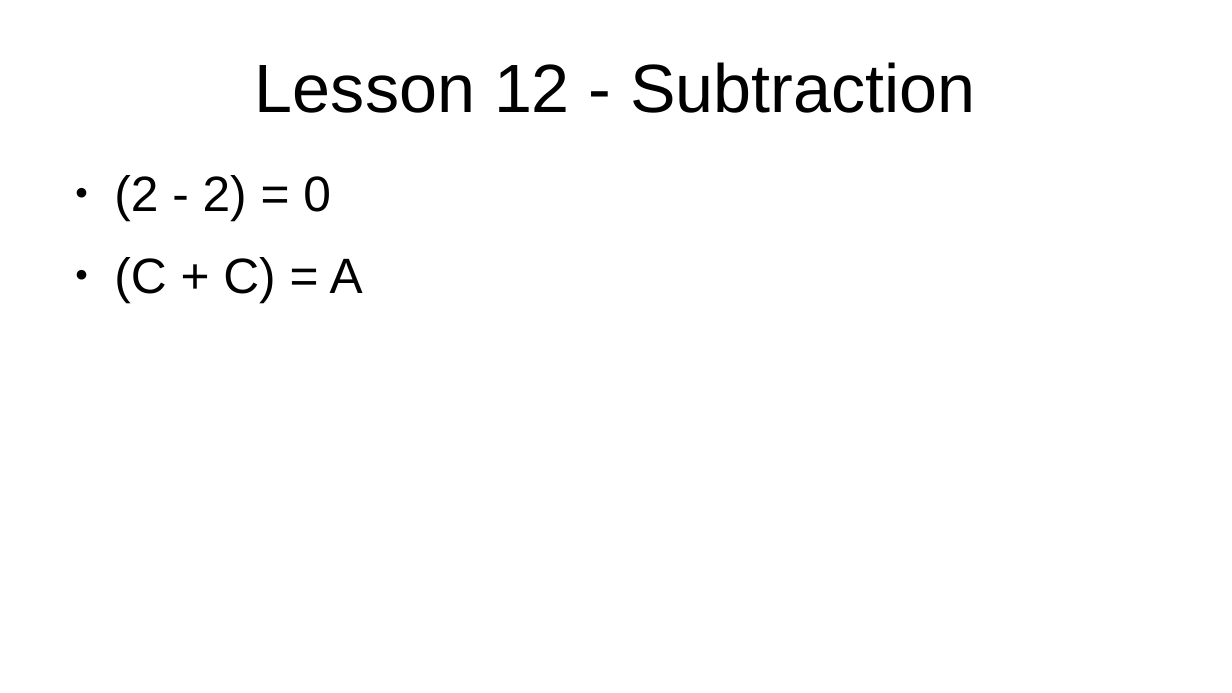
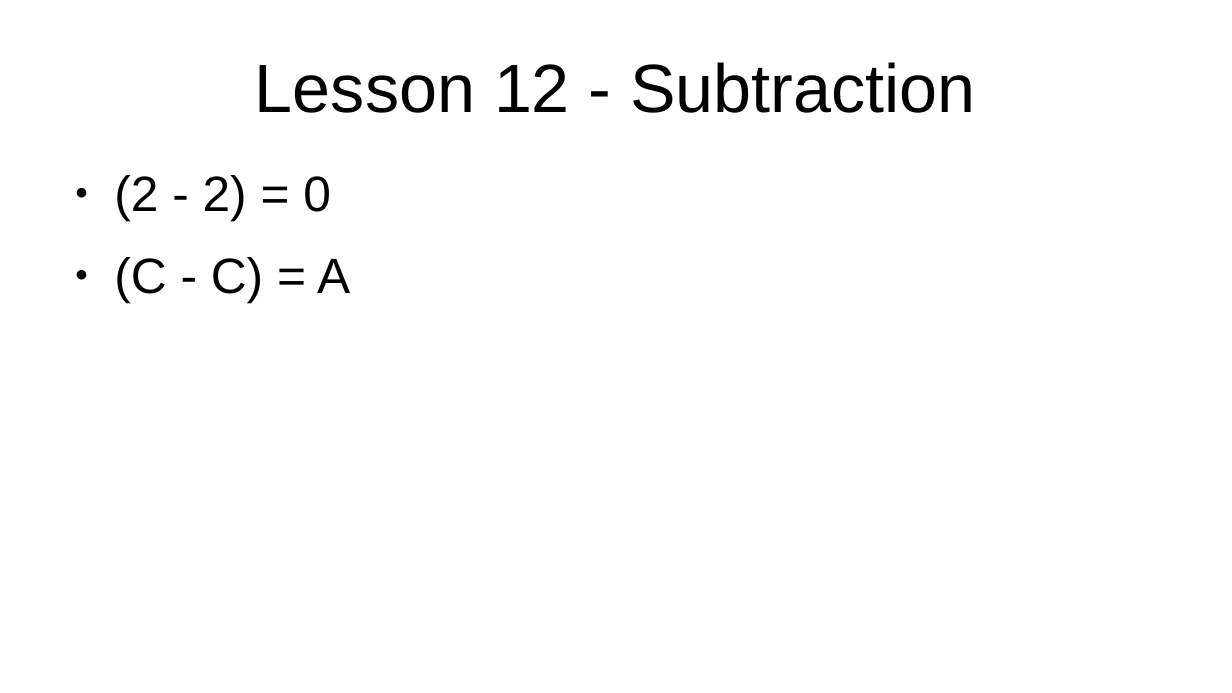
Before and after one commit to pvial00/Book-of-Egyptian-Cryptography, a slide deck: slide 18 of fetu/KryptoMagic Modular Arithmetic For Juniors.pptx. Drawn at 1232x693 pixels with LibreOffice and Linux fonts; fonts in the diff are those of the drawing. Boxes give left, top, right and bottom in pixels: in the first picture for what was removed or moved away, otherwise in the second. Text is boxed around its words. In the diff, an @@ line names an element or a change of style, - is before the commit and + after.

```diff
--- a/fetu/KryptoMagic Modular Arithmetic For Juniors.pptx
+++ b/fetu/KryptoMagic Modular Arithmetic For Juniors.pptx
@@ text at (114, 257, 350, 302): text changed @@
-● (C + C) = A
+● (C - C) = A
```
Also in this commit, not shown: 3 other files.
